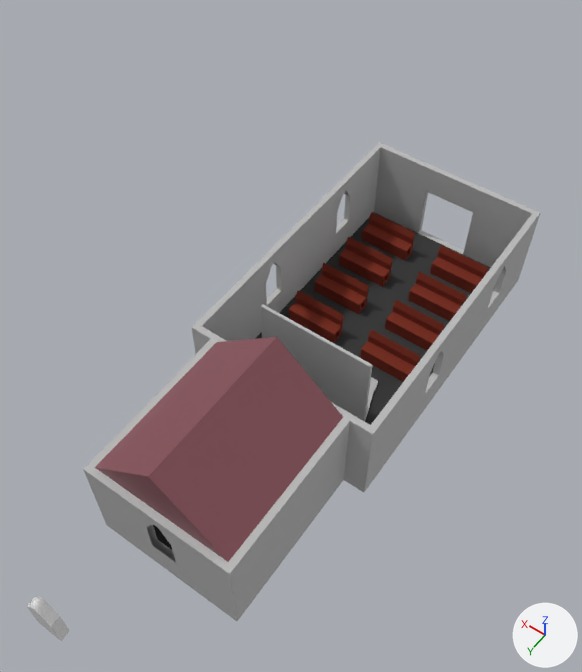
The Blender file OriginalModels/ObjectsBlaspheme/chapelle/chapelle.blend as it was, and as the next commit left it.
One viewpoint serves both versions: a camera (50 mm lens) standing at (-0.96, 14.98, 19.4) and looking at (6.63, 4.36, 2.72). Lighting does not change. The marker at lower right points along +X, +Y and +Z.

Objects in the first picture: 'Cube.002', 'chapelle', 'hotel', 'siege', 'siege.001'.
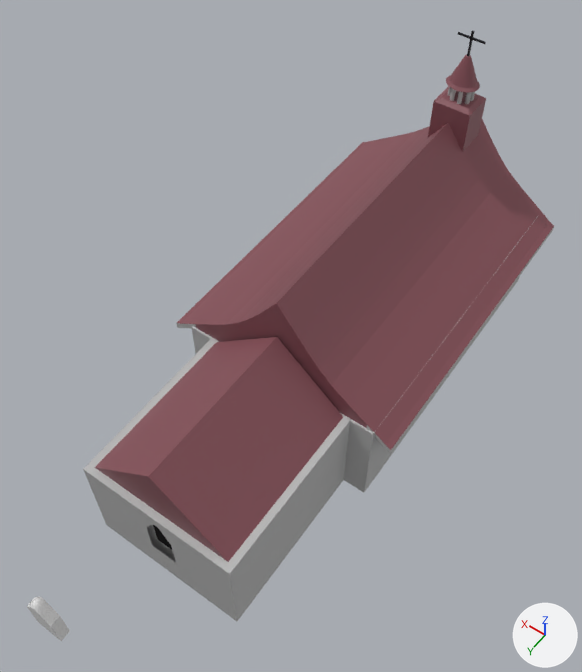
The change in detail:
Object 'toit' (ob_toit) is now shown.

Changed parts and their boxes [x1, y1, x2, y2] in the pictures (582 x 672 px):
'toit', shown (brown): after [176, 30, 554, 454]
'siege', unchanged, covered by the edit: before [360, 245, 488, 382]
'siege.001', unchanged, covered by the edit: before [289, 212, 415, 343]
'hotel', unchanged, covered by the edit: before [260, 304, 378, 422]
